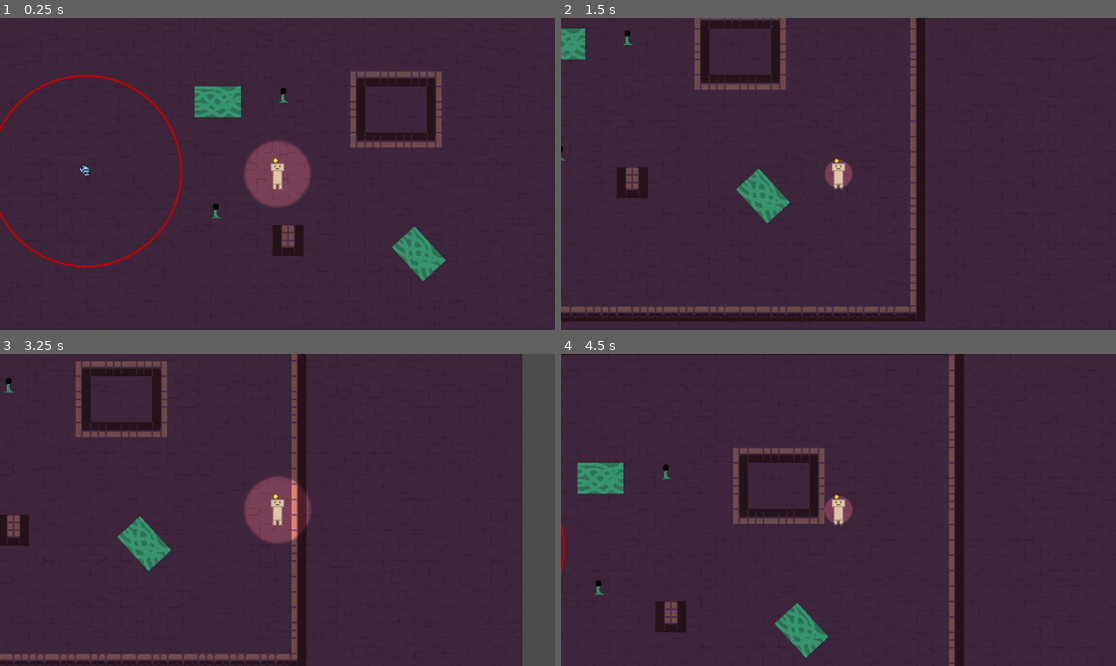
Above: before the commit, frames 1-4 (two rows, left to right).
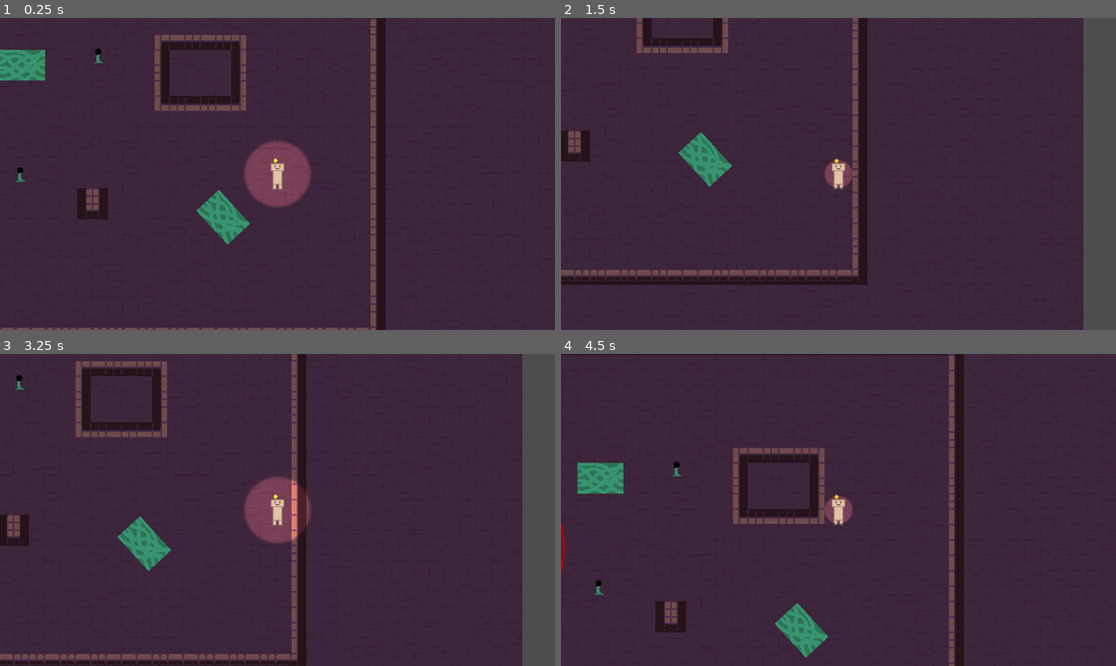
Above: after the commit, the same moments.

Repository: CookieCherith0969/GDM-Assignment-4
Game: Godot game, scene res://Scenes/test_scene.tscn
Two runs of this game, one before a commit and one after it. Both use one fixed random seed, a clock stepped at 60 frames per second and the inputs below.
Inputs (mouse positions are in pixels of both pictures, inside the frame that each line leads up to):
- Up to frame 1 (0.25 s): no input
- Up to frame 2 (1.5 s): move the mouse to (960, 158) at 0.52 s; hold D (Right) 0.53-1.28 s; hold Space (Light) 0.53-1.28 s; move the mouse to (727, 189) at 1.27 s; hold S (Down) from 1.28 s (still down); tap Space (Light) at 1.35 s
- Up to frame 3 (3.25 s): move the mouse to (333, 441) at 2.02 s; release S (Down) at 2.03 s; hold D (Right) 2.03-2.78 s; hold Space (Light) 2.03-2.78 s; move the mouse to (249, 572) at 2.77 s; hold W (Up) from 2.78 s (still down); tap Space (Light) at 2.85 s
- Up to frame 4 (4.5 s): move the mouse to (1005, 556) at 3.52 s; release W (Up) at 3.53 s; hold Space (Light) 3.53-4.28 s; hold A (Left) from 3.53 s (still down); move the mouse to (672, 463) at 4.27 s; tap Space (Light) at 4.35 s

The runs differ from the first frame. In frame 1, 11% of the frame differs, in the area x 0-81%, y 0-100%; in frame 2, 19%, in the area x 0-100%, y 0-100%; in frame 3, less than 0.1%; in frame 4, less than 0.1%.

Commit message:
Fixed player always being lit

Diff:
--- a/Scenes/lampPlant.tscn
+++ b/Scenes/lampPlant.tscn
@@ -70,8 +70,8 @@
 texture_scale = 4.0
 
 [node name="GlowArea" parent="." instance=ExtResource("4_xqyf7")]
-num_rays = 100
-range = 182.0
+num_rays = 101
+light_range = 180.0
 active = false
 
 [connection signal="body_entered" from="DetectionArea" to="." method="_on_detection_area_body_entered"]
--- a/Scenes/player.tscn
+++ b/Scenes/player.tscn
@@ -31,7 +31,7 @@
 
 [node name="GlowArea" parent="." instance=ExtResource("4_bf3oi")]
 num_rays = 25
-range = 14.0
+light_range = 14.0
 hit_from_inside = true
 
 [node name="Rotator" type="Node2D" parent="."]
@@ -51,12 +51,13 @@
 scale = Vector2(1.8, 1.8)
 angle = 33.48
 num_rays = 15
-range = 72.0
+light_range = 75.0
 active = false
 
 [node name="EdgeArea" parent="Rotator" instance=ExtResource("4_bf3oi")]
 rotation = 1.5708
 angle = 200.0
 num_rays = 25
-range = 16.0
+light_range = 16.0
 active = false
+hit_from_inside = true
--- a/Scenes/test_scene.tscn
+++ b/Scenes/test_scene.tscn
@@ -263,7 +263,7 @@
 metadata/_edit_lock_ = true
 
 [node name="Player" parent="." instance=ExtResource("2_wd4tq")]
-position = Vector2(613, 283)
+position = Vector2(816, 321)
 collision_mask = 5
 
 [node name="Enemy" parent="." instance=ExtResource("3_hggjy")]
@@ -275,7 +275,7 @@
 position = Vector2(549, 321)
 
 [node name="LampPlant2" parent="." groups=["LampPlants"] instance=ExtResource("4_wf0a1")]
-position = Vector2(619, 201)
+position = Vector2(630, 198)
 
 [node name="LightGate" parent="." instance=ExtResource("5_fa4bd")]
 position = Vector2(755, 343)
--- a/Scripts/LightArea.gd
+++ b/Scripts/LightArea.gd
@@ -6,7 +6,7 @@
 @export_range(2,200)
 var num_rays : int = 5 : set = set_rays
 @export_range(0.05, 500)
-var range : float = 20 : set = set_range
+var light_range : float = 20 : set = set_range
 @export
 var active = true : set = set_active
 @export
@@ -18,17 +18,19 @@
 
 # Called when the node enters the scene tree for the first time.
 func _ready():
+	active = active
 	angle = angle
 	num_rays = num_rays
-	range = range
-	active = active
+	light_range = light_range
+
 
 
 # Called every frame. 'delta' is the elapsed time since the previous frame.
 func _physics_process(delta):
+	if rays.size() == 0:
+		return
 	if not active:
 		return
-
 	prev_targets = targets.duplicate()
 	targets.clear()
 
@@ -73,17 +75,17 @@
 		var new_ray := RayCast2D.new()
 		new_ray.enabled = false
 		new_ray.set_collision_mask_value(4, true)
-		new_ray.target_position.y = -range
+		new_ray.target_position.y = -light_range
 		new_ray.rotation_degrees = ((float(i)/(num_rays-1)) * angle)-(angle/2)
 		new_ray.hit_from_inside = hit_from_inside
 		rays.append(new_ray)
 		add_child(new_ray)
 
 func set_range(val : float):
-	range = val
+	light_range = val
 
 	for ray in rays:
-		ray.target_position.y = -range
+		ray.target_position.y = -light_range
 
 func set_active(val : bool):
 	active = val
--- a/Scripts/Player.gd
+++ b/Scripts/Player.gd
@@ -26,7 +26,7 @@
 @onready
 var rotator = $Rotator
 
-var num_lights = 0 : set = set_lights
+var num_lights = -1 : set = set_lights
 var lit = false
 
 
@@ -61,20 +61,12 @@
 
 	move_and_slide()
 
-
-func _on_light_area_body_entered(body):
-	if body.has_method(&"on_lit"):
-		body.on_lit()
-
-
-func _on_light_area_body_exited(body):
-	if body.has_method(&"on_unlit"):
-		body.on_unlit()
-
 func on_lit():
+	print_debug("player lit")
 	num_lights += 1
 
 func on_unlit():
+	print_debug("player unlit")
 	num_lights -= 1
 
 func set_lights(val : int):
@@ -88,12 +80,12 @@
 	if light_on != val:
 		light_on = val
 		if light_on:
-			on_lit()
+			#on_lit()
 			flasharea.active = true
 			edgearea.active = true
 			flashlight.enabled = true
 		else:
-			on_unlit()
+			#on_unlit()
 			flasharea.active = false
 			edgearea.active = false
 			flashlight.enabled = false
--- a/Scripts/gateBlock.gd
+++ b/Scripts/gateBlock.gd
@@ -49,12 +49,10 @@
 		return
 	lit = val
 	if lit:
-		print_debug("Block lit")
 		modulate = inactive_colour
 		collision_layer -= 1
 		occluder.hide()
 	else:
-		print_debug("Block unlit")
 		modulate = active_colour
 		collision_layer += 1
 		occluder.show()
Not shown: 1 places in Scenes/lampPlant.tscn that only renumber resources
